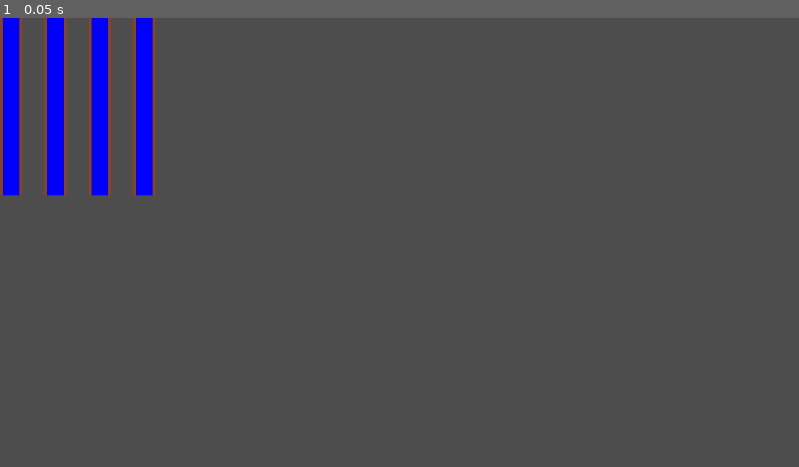
Above: before the commit, frame 1.
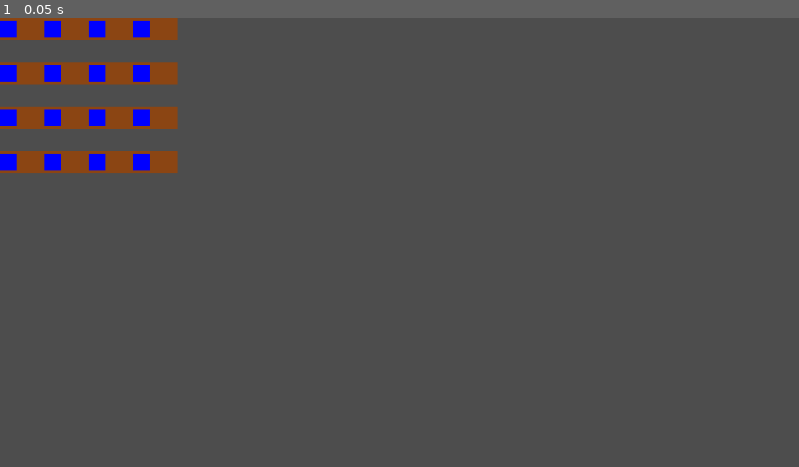
Above: after the commit, the same moment.

Repository: picasso250/gridworld
Game: Godot game, scene res://tube_test.tscn
Two runs of this game, one before a commit and one after it. Both use one fixed random seed, a clock stepped at 60 frames per second and the inputs below.
Inputs:
- Up to frame 1 (0.05 s): no input

The runs differ from the first frame. In frame 1, 5.3% of the frame differs, in the area x 0-23%, y 0-40%.

Commit message:
水变成方块

Diff:
--- a/tube.gd
+++ b/tube.gd
@@ -8,16 +8,17 @@
 @export var is_horizontal = true # 是否为水平管道
 
 func _draw():
+	var water_size = pipe_width - 2 * pipe_thickness
 	if is_horizontal:
 		# 设置绘制土黄色的水平管壁
 		draw_rect(Rect2(Vector2(0, 0), Vector2(cell_width, pipe_width)), Color(0.545, 0.271, 0.075, 1))
 		# 设置绘制蓝色的水平水
-		draw_rect(Rect2(Vector2(0, pipe_thickness), Vector2(cell_width, pipe_width - 2 * pipe_thickness)), Color(0, 0, 1, 1))
+		draw_rect(Rect2(Vector2(0, pipe_thickness), Vector2(water_size, water_size)), Color(0, 0, 1, 1))
 	else:
 		# 设置绘制土黄色的竖直管壁
 		draw_rect(Rect2(Vector2(0, 0), Vector2(pipe_width, cell_width)), Color(0.545, 0.271, 0.075, 1))
 		# 设置绘制蓝色的竖直水
-		draw_rect(Rect2(Vector2(pipe_thickness, 0), Vector2(pipe_width - 2 * pipe_thickness, cell_width)), Color(0, 0, 1, 1))
+		draw_rect(Rect2(Vector2(pipe_thickness, 0), Vector2(water_size, water_size)), Color(0, 0, 1, 1))
 
 func _ready():
 	pass
--- a/tube_test.tscn
+++ b/tube_test.tscn
@@ -7,3 +7,4 @@
 script = ExtResource("1_thxnr")
 
 [node name="Tube" parent="." instance=ExtResource("2_oepxk")]
+is_horizontal = true
